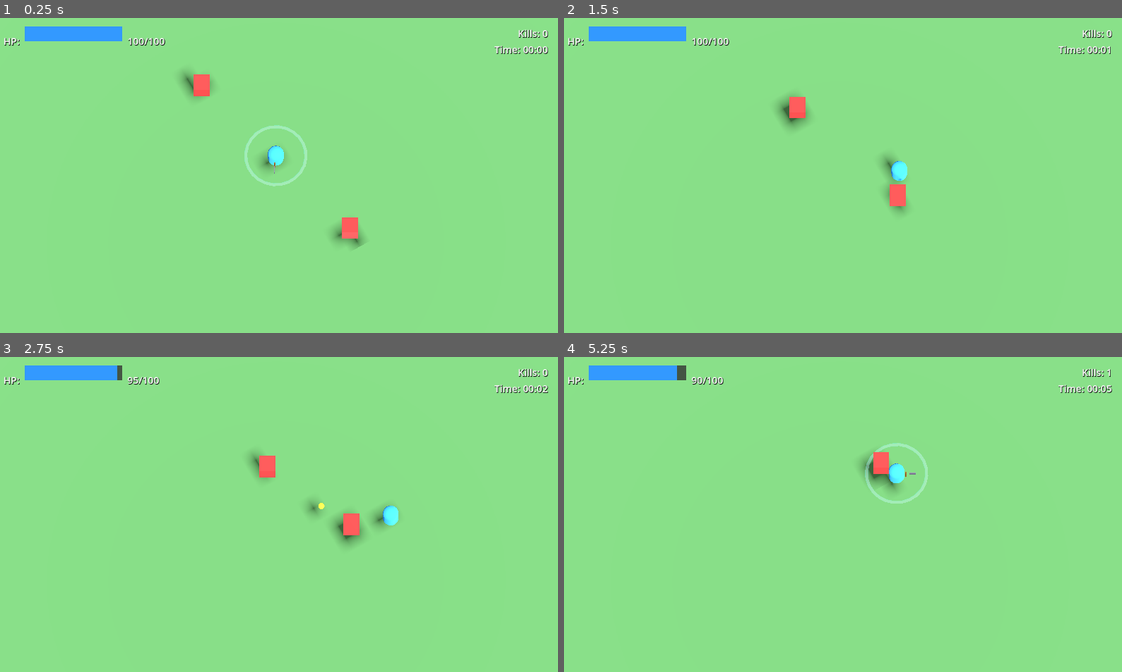
Above: before the commit, frames 1-4 (two rows, left to right).
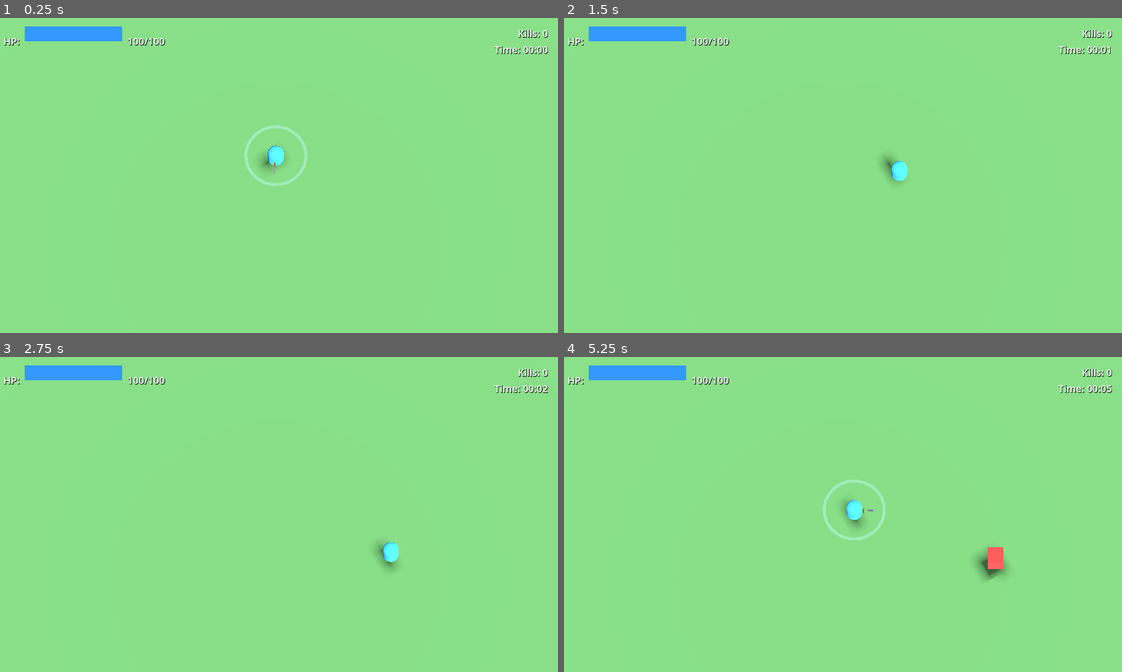
Above: after the commit, the same moments.

Repository: Matthew-Booth-Py/boopbop
Game: Godot game, scene res://scenes/main.tscn
Same seed, same stepped clock (60 frames per second), same inputs: the game is played once before the commit and once after it.
Inputs:
- Up to frame 1 (0.25 s): no input
- Up to frame 2 (1.5 s): hold Right (ui_right) 0.53-1.28 s; hold Down (ui_down) from 1.28 s (still down)
- Up to frame 3 (2.75 s): release Down (ui_down) at 2.03 s; hold Right (ui_right) from 2.03 s (still down)
- Up to frame 4 (5.25 s): release Right (ui_right) at 2.78 s; hold Up (ui_up) 2.78-3.53 s; hold Left (ui_left) 3.53-5.03 s; hold Down (ui_down) from 5.03 s (still down)

The runs differ from the first frame. In frame 1, 0.8% of the frame differs, in the area x 32-66%, y 17-74%; in frame 2, 0.7%; in frame 3, 1.6%; in frame 4, 2.1%, in the area x 20-99%, y 2-72%.

Commit message:
Working spawning

Diff:
--- a/scenes/main.tscn
+++ b/scenes/main.tscn
@@ -1,8 +1,8 @@
 [gd_scene load_steps=8 format=3 uid="uid://b6yqxvj8u7m2q"]
 
 [ext_resource type="PackedScene" uid="uid://c4j8k2m9p1x3r" path="res://scenes/player.tscn" id="1_player"]
-[ext_resource type="PackedScene" uid="uid://e5j7l9m2n8k6p" path="res://scenes/enemy.tscn" id="2_enemy"]
-[ext_resource type="PackedScene" uid="uid://h9k4m3p8q2r5t" path="res://scenes/game_ui.tscn" id="3_game_ui"]
+[ext_resource type="PackedScene" uid="uid://jregyvqmn1nb" path="res://scenes/game_ui.tscn" id="3_game_ui"]
+[ext_resource type="Script" path="res://scripts/enemy_spawner.gd" id="4_enemy_spawner"]
 
 [sub_resource type="Environment" id="Environment_main"]
 background_mode = 1
@@ -45,14 +45,9 @@
 
 [node name="Player" parent="." instance=ExtResource("1_player")]
 
-[node name="Enemy" parent="." instance=ExtResource("2_enemy")]
-transform = Transform3D(1, 0, 0, 0, 1, 0, 0, 0, 1, 5, 0, 5)
-
-[node name="Enemy2" parent="." instance=ExtResource("2_enemy")]
-transform = Transform3D(1, 0, 0, 0, 1, 0, 0, 0, 1, -5, 0, -5)
+[node name="EnemySpawner" type="Node3D" parent="."]
+script = ExtResource("4_enemy_spawner")
 
 [node name="GameUI" parent="." instance=ExtResource("3_game_ui")]
 
 [connection signal="health_changed" from="Player" to="GameUI" method="update_health"]
-[connection signal="enemy_died" from="Enemy" to="GameUI" method="increment_kills"]
-[connection signal="enemy_died" from="Enemy2" to="GameUI" method="increment_kills"]
--- /dev/null
+++ b/scripts/enemy_spawner.gd
@@ -0,0 +1,115 @@
+extends Node3D
+
+@export var initial_spawn_interval: float = 5.0
+@export var min_spawn_interval: float = 1.0
+@export var initial_enemies_per_wave: int = 1
+@export var max_enemies_per_wave: int = 5
+@export var spawn_distance_min: float = 10.0
+@export var spawn_distance_max: float = 15.0
+@export var arena_radius: float = 20.0
+@export var difficulty_increase_interval: float = 30.0
+
+var current_spawn_interval: float
+var current_enemies_per_wave: int
+var time_elapsed: float = 0.0
+var player: Node3D = null
+
+var enemy_scene: PackedScene = preload("res://scenes/enemy.tscn")
+
+@onready var spawn_timer: Timer = Timer.new()
+@onready var difficulty_timer: Timer = Timer.new()
+@onready var game_ui: CanvasLayer = null
+
+func _ready() -> void:
+	# Initialize values
+	current_spawn_interval = initial_spawn_interval
+	current_enemies_per_wave = initial_enemies_per_wave
+
+	# Set up spawn timer
+	add_child(spawn_timer)
+	spawn_timer.wait_time = current_spawn_interval
+	spawn_timer.one_shot = false
+	spawn_timer.timeout.connect(_on_spawn_timer_timeout)
+	spawn_timer.start()
+
+	# Set up difficulty timer
+	add_child(difficulty_timer)
+	difficulty_timer.wait_time = difficulty_increase_interval
+	difficulty_timer.one_shot = false
+	difficulty_timer.timeout.connect(_on_difficulty_timer_timeout)
+	difficulty_timer.start()
+
+	# Find player
+	call_deferred("find_player")
+	call_deferred("find_game_ui")
+
+func find_player() -> void:
+	var root := get_tree().root
+	player = root.find_child("Player", true, false)
+	if not player:
+		print("Warning: Player not found for enemy spawner")
+
+func find_game_ui() -> void:
+	var root := get_tree().root
+	game_ui = root.find_child("GameUI", true, false)
+
+func _on_spawn_timer_timeout() -> void:
+	if player:
+		spawn_wave()
+
+func spawn_wave() -> void:
+	for i in range(current_enemies_per_wave):
+		spawn_enemy()
+
+func spawn_enemy() -> void:
+	if not player or not enemy_scene:
+		return
+
+	# Calculate spawn position
+	var spawn_pos: Vector3 = get_spawn_position()
+
+	# Instantiate enemy
+	var enemy: Node3D = enemy_scene.instantiate()
+	get_tree().root.add_child(enemy)
+	enemy.global_position = spawn_pos
+
+	# Connect enemy death signal to UI if available
+	if game_ui and enemy.has_signal("enemy_died"):
+		enemy.enemy_died.connect(game_ui.increment_kills)
+
+	print("Spawned enemy at: ", spawn_pos)
+
+func get_spawn_position() -> Vector3:
+	# Generate random angle
+	var angle: float = randf() * TAU
+
+	# Random distance between min and max
+	var distance: float = randf_range(spawn_distance_min, spawn_distance_max)
+
+	# Calculate position relative to player
+	var offset := Vector3(
+		cos(angle) * distance,
+		0,
+		sin(angle) * distance
+	)
+
+	var spawn_pos := player.global_position + offset
+
+	# Clamp to arena bounds
+	spawn_pos.x = clamp(spawn_pos.x, -arena_radius, arena_radius)
+	spawn_pos.z = clamp(spawn_pos.z, -arena_radius, arena_radius)
+
+	return spawn_pos
+
+func _on_difficulty_timer_timeout() -> void:
+	increase_difficulty()
+
+func increase_difficulty() -> void:
+	# Decrease spawn interval (faster spawns)
+	current_spawn_interval = max(min_spawn_interval, current_spawn_interval - 0.5)
+	spawn_timer.wait_time = current_spawn_interval
+
+	# Increase enemies per wave
+	current_enemies_per_wave = min(max_enemies_per_wave, current_enemies_per_wave + 1)
+
+	print("Difficulty increased! Interval: ", current_spawn_interval, " Enemies per wave: ", current_enemies_per_wave)
Not shown, added: scripts/enemy_spawner.gd.uid
Not shown, changed: README.md
Not shown, added: SPAWNER_IMPLEMENTATION.md
